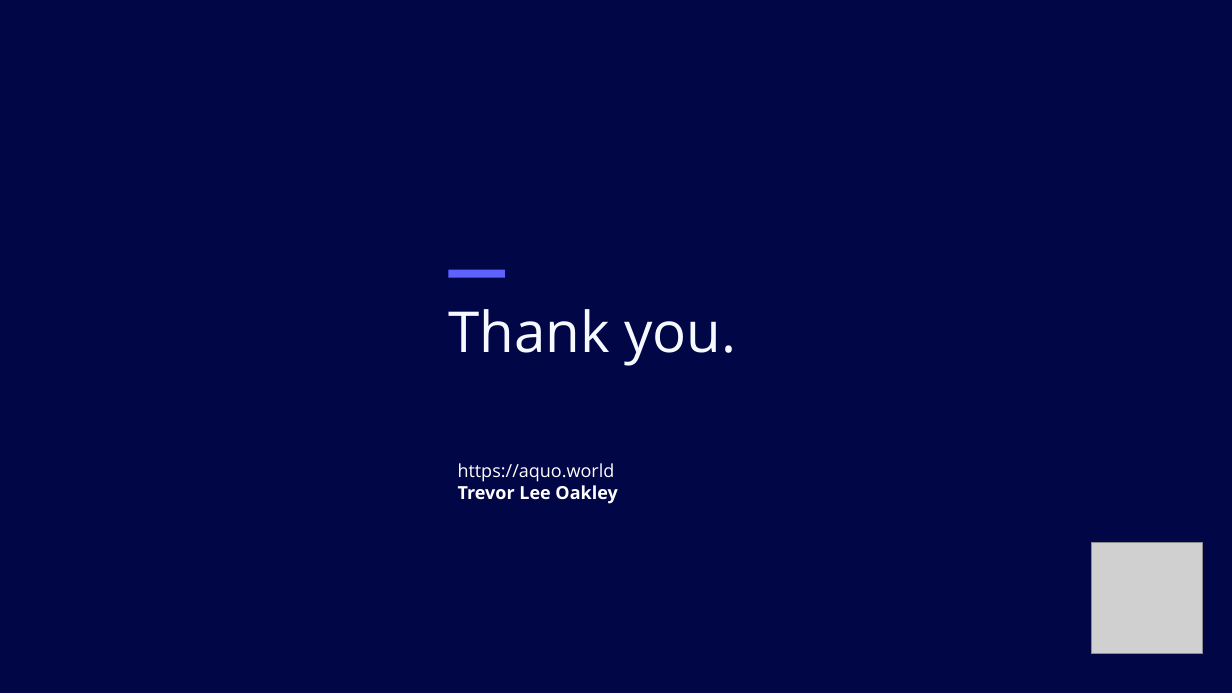
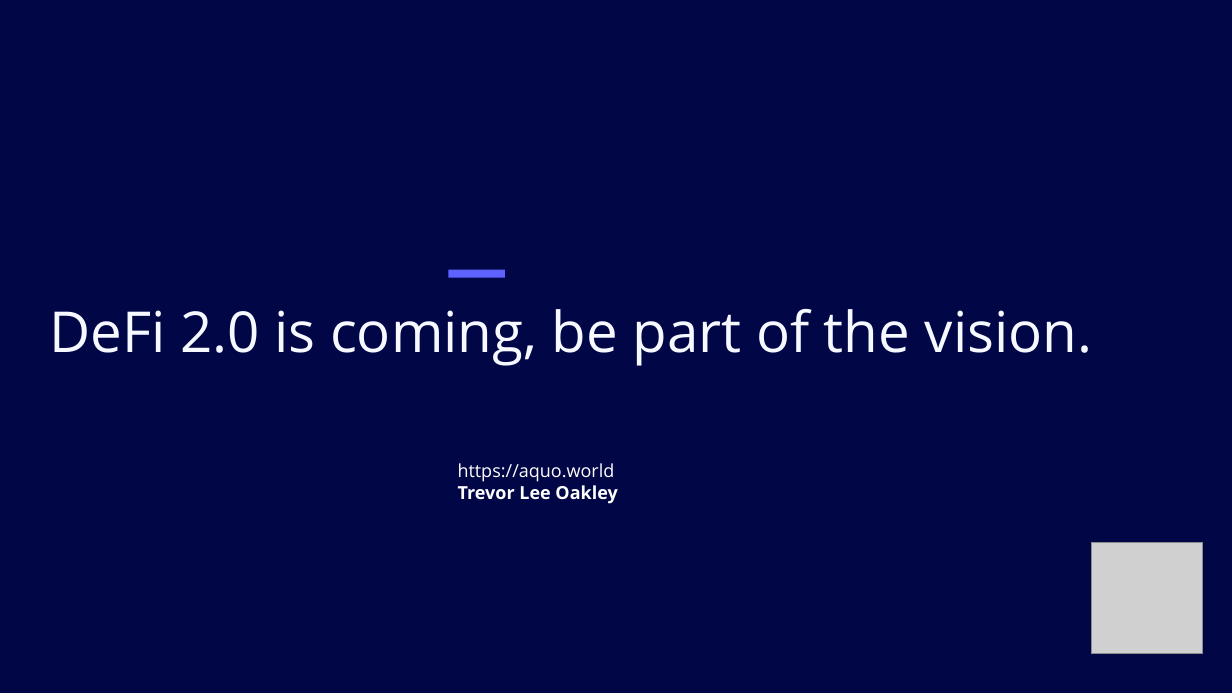
Before and after one commit to cryptotrader2023/aquo, a slide deck: slide 12 of public/aquopitchdeck.pptx. Drawn at 1232x693 pixels with LibreOffice and Linux fonts; fonts in the diff are those of the drawing; grey boxes stand for pictures. Boxes give left, top, right and bottom in pixels: in the first picture for what was removed or moved away, otherwise in the second. Text is boxed around its words. In the diff, an @@ line names an element or a change of style, - is before the commit and + after.

```diff
--- a/public/aquopitchdeck.pptx
+++ b/public/aquopitchdeck.pptx
@@ text added at (49, 309, 1092, 366), 44 pt, text #F6F9FF @@
+DeFi 2.0 is coming, be part of the vision.
@@ text removed at (448, 309, 736, 366) @@
-Thank you.
```
Also in this commit, not shown: 6 other slides changed, 5 slides added, 5 slides removed, 32 other files.
